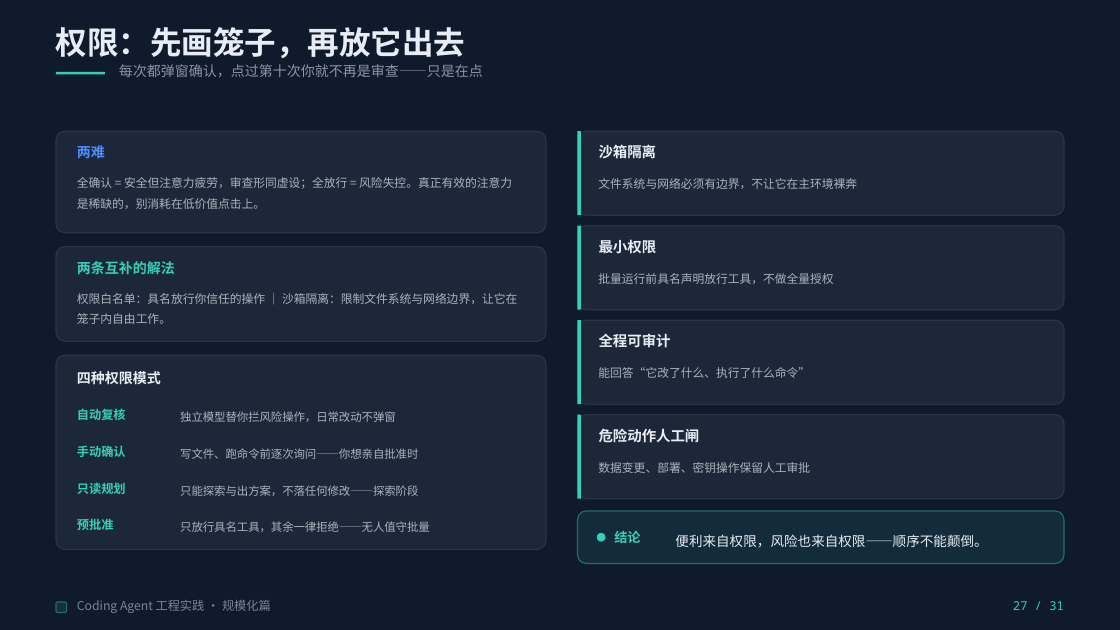
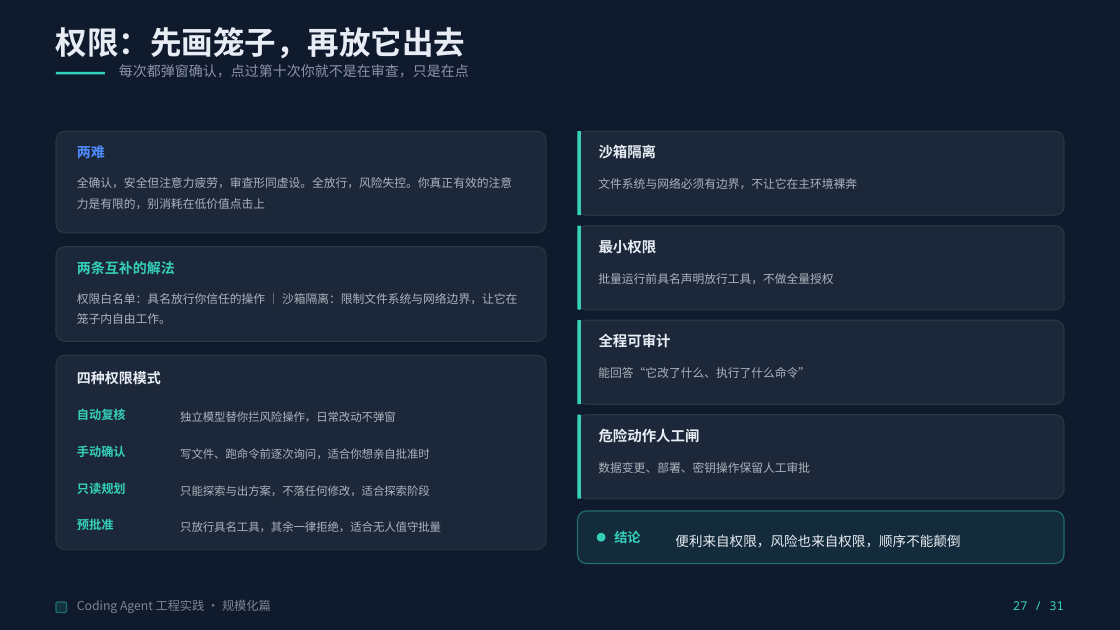
Before and after one commit to Yqghlx/AI_Learn, a slide deck: slide 27 of Coding Agent 实战指南/Coding Agent 工程实践（通用版）.pptx. Drawn at 1120x630 pixels with LibreOffice and Linux fonts; fonts in the diff are those of the drawing. Boxes give left, top, right and bottom in pixels: in the first picture for what was removed or moved away, otherwise in the second. Text is boxed around its words. In the diff, an @@ line names an element or a change of style, - is before the commit and + after.

```diff
--- a/Coding Agent 实战指南/Coding Agent 工程实践（通用版）.pptx
+++ b/Coding Agent 实战指南/Coding Agent 工程实践（通用版）.pptx
@@ text at (119,64,469,77): text changed @@
-每次都弹窗确认，点过第十次你就不再是审查——只是在点
+每次都弹窗确认，点过第十次你就不是在审查，只是在点
@@ text at (77,177,512,209): text changed @@
-全确认 = 安全但注意力疲劳，审查形同虚设；全放行 = 风险失控。真正有效的注意力是稀缺的，别消耗在低价值点击上。
+全确认，安全但注意力疲劳，审查形同虚设。全放行，风险失控。你真正有效的注意力是有限的，别消耗在低价值点击上
@@ text at (180,448,430,459): text changed @@
-写文件、跑命令前逐次询问——你想亲自批准时
+写文件、跑命令前逐次询问，适合你想亲自批准时
@@ text at (180,485,430,496): text changed @@
-只能探索与出方案，不落任何修改——探索阶段
+只能探索与出方案，不落任何修改，适合探索阶段
@@ text at (180,521,441,532): text changed @@
-只放行具名工具，其余一律拒绝——无人值守批量
+只放行具名工具，其余一律拒绝，适合无人值守批量
@@ text at (675,534,960,547): text changed @@
-便利来自权限，风险也来自权限——顺序不能颠倒。
+便利来自权限，风险也来自权限，顺序不能颠倒
```
Also in this commit, not shown: 27 other slides changed, 5 other files.
